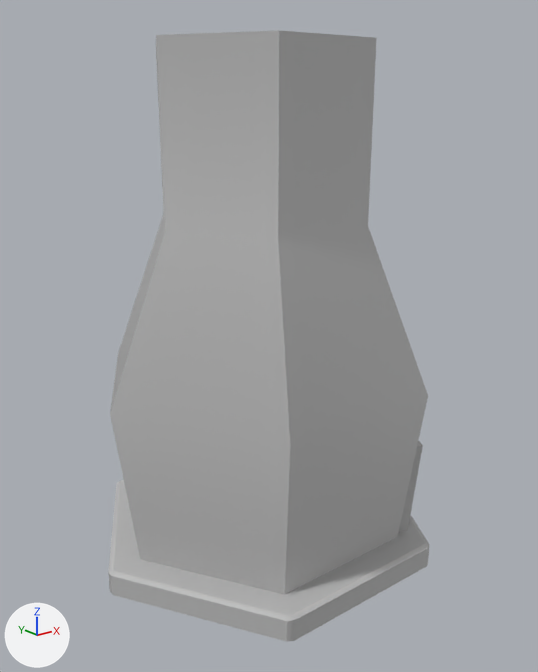
The FBX model Assets/Models/furnace.fbx: old version first, new version second.
One viewpoint serves both versions: a camera (50 mm lens) standing at (-0.0268, -0.0347, 0.0275) and looking at (0.0004, -0.0007, 0.0139). The lights are fixed; the arrows at lower left show +X, +Y and +Z. Where no turn or scale is listed for an object, it has been applied to the vertices.

The first picture shows 'furnace:furnace_base6'.
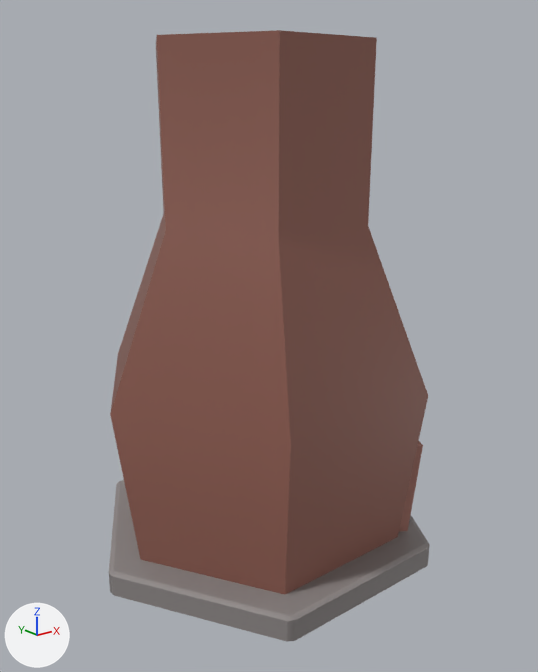
The newer file is also rescaled (x1.024), turned or shifted as a whole; pictures and numbers use the older file's frame.

Diff of the bpy script that builds the scene:
```diff
--- a/Assets/Models/furnace.fbx.py
+++ b/Assets/Models/furnace.fbx.py
@@ mat_furnace_intake @@
+mat_furnace_intake = principled_material('Furnace_Intake')
+mat_furnace_intake.base_color = (0.406, 0.189, 0.154)  # brown #ab786d
@@ mat_furnace_clay @@
+mat_furnace_clay = principled_material('Furnace_Clay')
+mat_furnace_clay.base_color = (0.277, 0.113, 0.0859)  # brown #905e53
@@ mat_furnace_base @@
+mat_furnace_base = principled_material('Furnace_Base')
+mat_furnace_base.base_color = (0.265, 0.243, 0.239)  # grey #8d8786
@@ me_mesh @@
 me_mesh.from_pydata(...)  # 120 vertices, 103 faces; spans x -0.0111..0.0111, y -0.0097..0.0097, z 0.0..0.0306
 # used by ob_furnace_furnace_base6; location = (0.00031, 0.0, 0.00006)
+# me_mesh part 1: 10 of the faces centred in x 0.0016..0.0079, y -0.0061..0.0007, z 0.0013..0.0075 switch from mat_lambert1 (grey #bcbcbc) to mat_furnace_intake (brown #ab786d)
+# me_mesh part 2: 55 of the faces centred in x -0.0073..0.0073, y -0.0084..0.0085, z 0.0013..0.0306 switch from mat_lambert1 (grey #bcbcbc) to mat_furnace_clay (brown #905e53)
+# me_mesh part 3: all 9 faces centred in x -0.0111..-0.0055, y 0.0..0.0096, z 0.0001..0.0015 switch from mat_lambert1 (grey #bcbcbc) to mat_furnace_base (grey #8d8786)
+# me_mesh part 4: all 9 faces centred in x -0.0084..0.0, y -0.0097..-0.0048, z 0.0001..0.0015 switch from mat_lambert1 (grey #bcbcbc) to mat_furnace_base (grey #8d8786)
+# me_mesh part 5: all 9 faces centred in x 0.0055..0.0111, y -0.0096..0.0, z 0.0001..0.0015 switch from mat_lambert1 (grey #bcbcbc) to mat_furnace_base (grey #8d8786)
+# me_mesh part 6: all 2 faces centred in x 0.0, y 0.0, z 0.0..0.0016 switch from mat_lambert1 (grey #bcbcbc) to mat_furnace_base (grey #8d8786)
```

Changed parts and their boxes (x1, y1, x2, y2) in the pictures (538 x 672 px):
part 1 of me_mesh, recoloured (grey to brown)
    both: (399, 441, 423, 531)
part 2 of me_mesh, recoloured (grey to brown)
    both: (110, 30, 428, 595)
part 3 of me_mesh, recoloured
    both: (109, 481, 120, 594)
part 4 of me_mesh, recoloured
    both: (112, 543, 428, 641)
part 5 of me_mesh, recoloured
    both: (410, 515, 429, 564)
part 6 of me_mesh, recoloured
    both: (113, 480, 425, 615)
